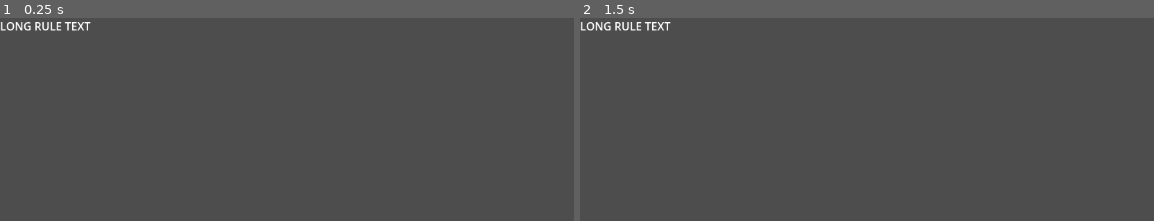
Above: before the commit, frames 1-2 (left to right).
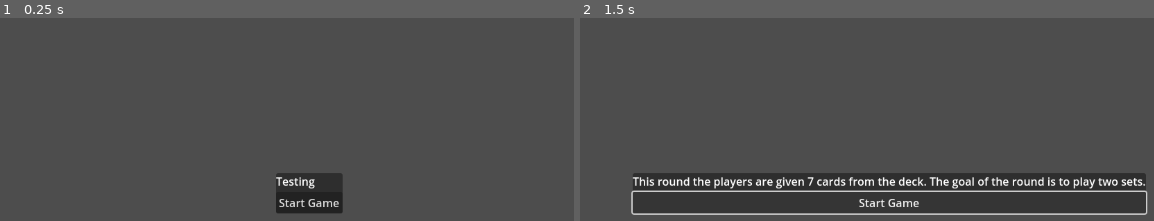
Above: after the commit, the same moments.

Repository: davidzywiec/hot_rum_godot
Game: Godot game, scene res://Scenes/main.tscn
Two runs of this game, one before a commit and one after it. Both use one fixed random seed, a clock stepped at 60 frames per second and the inputs below.
Inputs (mouse positions are in pixels of both pictures, inside the frame that each line leads up to):
- Up to frame 1 (0.25 s): no input
- Up to frame 2 (1.5 s): click (889, 202) at 0.5 s, where only the run after the commit has a clickable "Start Game"; click (889, 202) at 1.25 s, where only the run after the commit has a clickable "Start Game"

The runs differ from the first frame. In frame 1, 2.5% of the frame differs, in the area x 0-60%, y 1-97%; in frame 2, 9.3%, in the area x 0-99%, y 1-98%.
Error before the commit: Parse Error: Cannot pass a value of type "String" as "int". (res://Scenes/GameController/game_controller.gd:31)

Commit message:
Updated with UI start button and card assets

Diff:
--- a/Classes/rules_manager.gd
+++ b/Classes/rules_manager.gd
@@ -20,5 +20,5 @@
 			var new_rule = Rule.new(rule["round"], rule["description"],rule["round_name"],rule["number_of_cards"])
 			rules_array.append(new_rule)
 
-func get_current_rule():
-	print(rules_array[current_rule]["description"])
+func get_current_rule()->String:
+	return rules_array[current_rule]["description"]
--- a/Scenes/GameController/game_controller.gd
+++ b/Scenes/GameController/game_controller.gd
@@ -4,7 +4,7 @@
 @onready var players = get_tree().get_nodes_in_group("Player")
 @onready var deck = Deck.new()
 @onready var rules_mgr = Rules_Manager.new()
-@onready var game_ui = $UIController
+@onready var game_ui := $"../UIController"
 
 var current_player :int = 0
 var player_count = 0
@@ -16,20 +16,23 @@
 
 # Called when the node enters the scene tree for the first time.
 func _ready():
-	print(game_ui.has_method("on_update_label_text"))
-	start_game()
+	game_ui.start_game_signal.connect(start_game)
+
+func start_game():
+	#Display the rules to the user for the round.
+	if game_ui.has_method("on_update_label_text"):
+		game_ui.on_update_label_text(rules_mgr.get_current_rule())
+	start_round()
+
 
 #when the game starts, deal out a hand to each player.
 func start_round():
+	#Deal the cards
+	deal_cards_to_players()
+
+
+func deal_cards_to_players():
 	for player in players:
 		player.hand = deck.deal_hand(round_card_number[round_index])
 		player_count += 1
 		player.print_hand()
-
-func start_game():
-	if game_ui.has_method("on_update_label_text"):
-		connect("update_rule_text", game_ui, "on_update_label_text")
-	#Display the rules to the user for the round.
-	var rule = rules_mgr.get_current_rule()
-	emit_signal("update_label_text", rule)
-	#Deal the cards
--- a/Scenes/UIController/ui_controller.gd
+++ b/Scenes/UIController/ui_controller.gd
@@ -1,8 +1,18 @@
 extends Control
 
-@onready var long_rule_label : RichTextLabel = $LongRuleText
+@onready var long_rule_label : Label = $PanelContainer/VBoxContainer/LongRuleText
+@onready var start_button: Button = $PanelContainer/VBoxContainer/StartButton
+signal start_game_signal
+
+func _ready():
+	start_button.pressed.connect(start_game)
 
 # Called when the node enters the scene tree for the first time.
 func on_update_label_text(label_text):
-    # Replace 'label' with the actual node path of your label
-    long_rule_label.text = label_text
+	# Replace 'label' with the actual node path of your label
+	if label_text == null:
+		return
+	long_rule_label.text = label_text
+
+func start_game():
+	emit_signal("start_game_signal")
--- a/Scenes/UIController/ui_controller.tscn
+++ b/Scenes/UIController/ui_controller.tscn
@@ -4,20 +4,29 @@
 
 [node name="UIController" type="Control"]
 layout_mode = 3
-anchors_preset = 0
-offset_right = 40.0
-offset_bottom = 40.0
+anchors_preset = 15
+anchor_right = 1.0
+anchor_bottom = 1.0
+grow_horizontal = 2
+grow_vertical = 2
 script = ExtResource("1_hawa8")
 
-[node name="LongRuleText" type="RichTextLabel" parent="."]
-layout_direction = 2
+[node name="PanelContainer" type="PanelContainer" parent="."]
 layout_mode = 1
-anchors_preset = 10
+anchors_preset = 15
 anchor_right = 1.0
-offset_right = 279.0
-offset_bottom = 36.0
+anchor_bottom = 1.0
 grow_horizontal = 2
-text = "LONG RULE TEXT"
-fit_content = true
-tab_size = 1
-text_direction = 1
+grow_vertical = 2
+
+[node name="VBoxContainer" type="VBoxContainer" parent="PanelContainer"]
+layout_mode = 2
+size_flags_horizontal = 4
+
+[node name="LongRuleText" type="Label" parent="PanelContainer/VBoxContainer"]
+layout_mode = 2
+text = "Testing"
+
+[node name="StartButton" type="Button" parent="PanelContainer/VBoxContainer"]
+layout_mode = 2
+text = "Start Game"
--- a/Scenes/main.tscn
+++ b/Scenes/main.tscn
@@ -6,9 +6,14 @@
 
 [node name="Main" type="Node2D"]
 
+[node name="UIController" parent="." instance=ExtResource("3_dbdis")]
+offset_left = 446.0
+offset_top = 253.0
+offset_right = 446.0
+offset_bottom = 253.0
+size_flags_horizontal = 4
+
 [node name="GameController" parent="." instance=ExtResource("1_5j83b")]
-
-[node name="UIController" parent="GameController" instance=ExtResource("3_dbdis")]
 
 [node name="Player" parent="." instance=ExtResource("2_4cx05")]
 
Binary file added: Cards/Backs/back_0.png
Binary file added: Cards/Backs/back_1.png
Binary file added: Cards/Backs/back_2.png
Binary file added: Cards/Backs/back_3.png
Binary file added: Cards/Backs/back_4.png
Binary file added: Cards/Backs/back_5.png
Binary file added: Cards/Clubs/Clubs_card_01.png
Binary file added: Cards/Clubs/Clubs_card_02.png
Binary file added: Cards/Clubs/Clubs_card_03.png
Binary file added: Cards/Clubs/Clubs_card_04.png
Binary file added: Cards/Clubs/Clubs_card_05.png
Binary file added: Cards/Clubs/Clubs_card_06.png
(and 40 more such lines)
